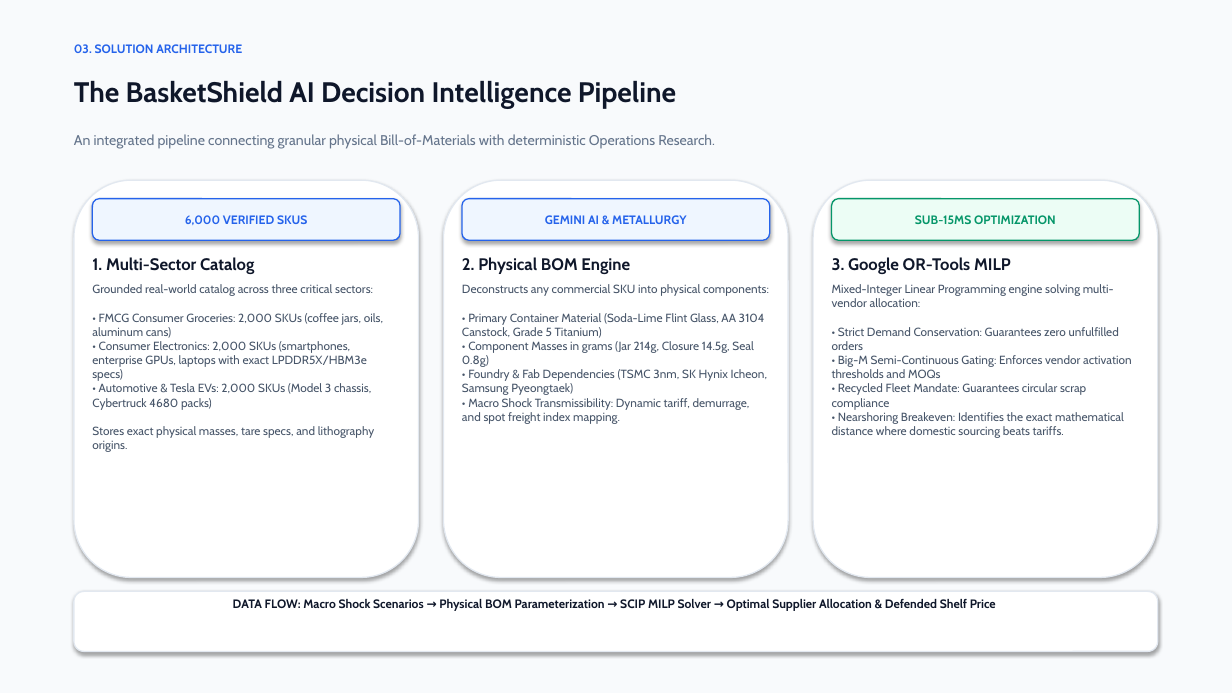
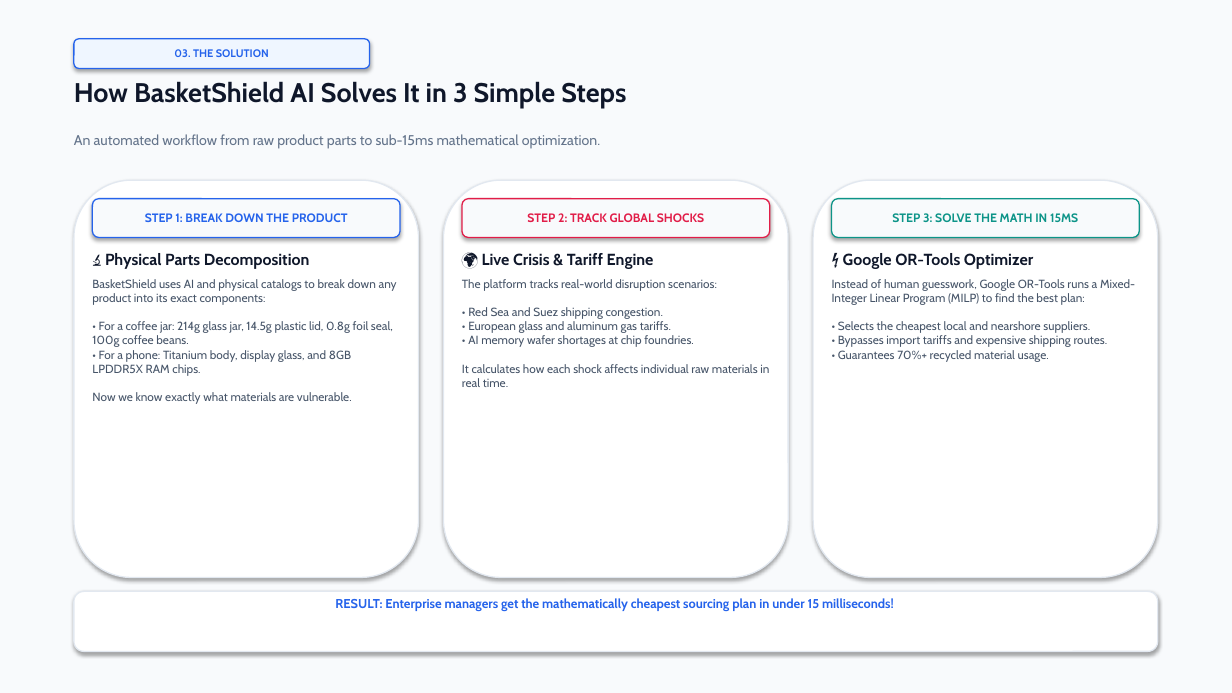
Before and after one commit to lazyshrey/basketshield, a slide deck: slide 4 of BasketShield_AI_Presentation.pptx. Drawn at 1232x693 pixels with LibreOffice and Linux fonts; fonts in the diff are those of the drawing. Boxes give left, top, right and bottom in pixels: in the first picture for what was removed or moved away, otherwise in the second. Text is boxed around its words. In the diff, an @@ line names an element or a change of style, - is before the commit and + after.

Commit message:
docs(presentation): simplify pitch deck, humanize explanations, and fix image frame alignments

```diff
--- a/BasketShield_AI_Presentation.pptx
+++ b/BasketShield_AI_Presentation.pptx
@@ rounded rectangle "03. THE SOLUTION": place and size @@
-rounded rectangle "03. THE SOLUTION" at box(74, 44, 242, 53)
+rounded rectangle "03. THE SOLUTION" at box(74, 39, 370, 68)
@@ rounded rectangle "03. THE SOLUTION" at box(74, 39, 370, 68): vertical alignment top to middle; fill none to #EFF6FF; outline none to #2563EB 1 pt; shadow on @@
@@ text in rounded rectangle at box(174, 49, 269, 57): text changed; size 9.5 to 8.5 pt @@
-03. SOLUTION ARCHITECTURE
+03. THE SOLUTION
@@ text at box(74, 81, 626, 109): text changed; size 22 to 21 pt @@
-The BasketShield AI Decision Intelligence Pipeline
+How BasketShield AI Solves It in 3 Simple Steps
@@ text at box(74, 134, 600, 149): text changed @@
-An integrated pipeline connecting granular physical Bill-of-Materials with deterministic Operations Research.
+An automated workflow from raw product parts to sub-15ms mathematical optimization.
@@ rounded rectangle "STEP 1: BREAK DOWN THE ..." at box(92, 199, 400, 238): fill #EFF6FF to #F8FAFC @@
@@ rounded rectangle "STEP 2: TRACK GLOBAL SHOCKS" at box(462, 199, 770, 238): fill #EFF6FF to #F8FAFC; outline #2563EB 1 pt to #E11D48 1 pt @@
@@ rounded rectangle "STEP 3: SOLVE THE MATH ..." at box(832, 199, 1140, 238): fill #ECFDF5 to #F8FAFC; outline #059669 1 pt to #0D9488 1 pt @@
@@ text in rounded rectangle at box(145, 213, 348, 222): text changed @@
-6,000 VERIFIED SKUS
+STEP 1: BREAK DOWN THE PRODUCT
@@ text in rounded rectangle at box(527, 213, 704, 222): text changed; text colour #2563EB to #E11D48 @@
-GEMINI AI & METALLURGY
+STEP 2: TRACK GLOBAL SHOCKS
@@ text in rounded rectangle at box(892, 213, 1078, 222): text changed; text colour #059669 to #0D9488 @@
-SUB-15MS OPTIMIZATION
+STEP 3: SOLVE THE MATH IN 15MS
@@ text at box(92, 253, 397, 404): text changed @@
-1. Multi-Sector Catalog
-Grounded real-world catalog across three critical sectors:
-• FMCG Consumer Groceries: 2,000 SKUs (coffee jars, oils, aluminum cans)
-• Consumer Electronics: 2,000 SKUs (smartphones, enterprise GPUs, laptops with exact LPDDR5X/HBM3e specs)
-• Automotive & Tesla EVs: 2,000 SKUs (Model 3 chassis, Cybertruck 4680 packs)
-Stores exact physical masses, tare specs, and lithography origins.
+🔬 Physical Parts Decomposition
+BasketShield uses AI and physical catalogs to break down any product into its exact components:
+• For a coffee jar: 214g glass jar, 14.5g plastic lid, 0.8g foil seal, 100g coffee beans.
+• For a phone: Titanium body, display glass, and 8GB LPDDR5X RAM chips.
+Now we know exactly what materials are vulnerable.
@@ text at box(462, 253, 769, 387): text changed @@
-2. Physical BOM Engine
-Deconstructs any commercial SKU into physical components:
-• Primary Container Material (Soda-Lime Flint Glass, AA 3104 Canstock, Grade 5 Titanium)
-• Component Masses in grams (Jar 214g, Closure 14.5g, Seal 0.8g)
-• Foundry & Fab Dependencies (TSMC 3nm, SK Hynix Icheon, Samsung Pyeongtaek)
-• Macro Shock Transmissibility: Dynamic tariff, demurrage, and spot freight index mapping.
+🌍 Live Crisis & Tariff Engine
+The platform tracks real-world disruption scenarios:
+• Red Sea and Suez shipping congestion.
+• European glass and aluminum gas tariffs.
+• AI memory wafer shortages at chip foundries.
+It calculates how each shock affects individual raw materials in real time.
@@ text at box(832, 253, 1135, 362): text changed @@
-3. Google OR-Tools MILP
-Mixed-Integer Linear Programming engine solving multi-vendor allocation:
-• Strict Demand Conservation: Guarantees zero unfulfilled orders
-• Big-M Semi-Continuous Gating: Enforces vendor activation thresholds and MOQs
-• Recycled Fleet Mandate: Guarantees circular scrap compliance
-• Nearshoring Breakeven: Identifies the exact mathematical distance where domestic sourcing beats tariffs.
+⚡ Google OR-Tools Optimizer
+Instead of human guesswork, Google OR-Tools runs a Mixed-Integer Linear Program (MILP) to find the best plan:
+• Selects the cheapest local and nearshore suppliers.
+• Bypasses import tariffs and expensive shipping routes.
+• Guarantees 70%+ recycled material usage.
@@ text at box(335, 598, 894, 611): text changed; size 9.5 to 10 pt; text colour #0F172A to #2563EB @@
-DATA FLOW: Macro Shock Scenarios → Physical BOM Parameterization → SCIP MILP Solver → Optimal Supplier Allocation & Defended Shelf Price
+RESULT: Enterprise managers get the mathematically cheapest sourcing plan in under 15 milliseconds!
```
Also in this commit, not shown: 4 other slides changed, 3 slides added, 3 slides removed, 1 other file.
